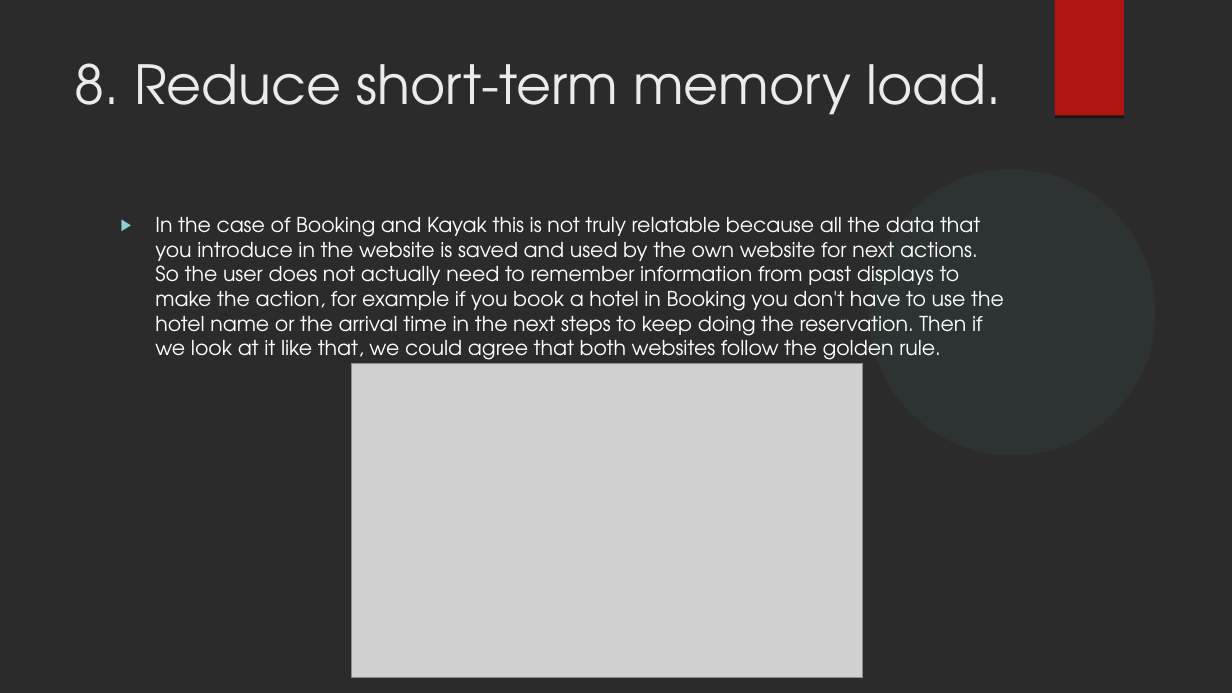
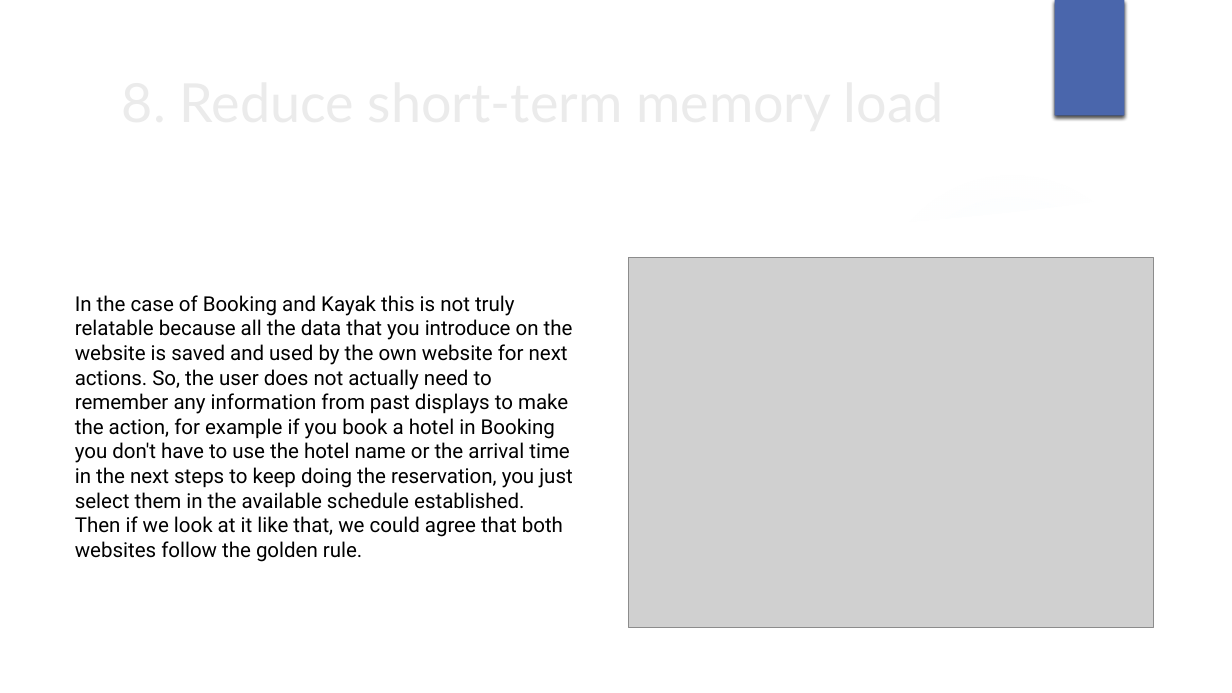
Before and after one commit to Davidgrcdz/Accessibility-and-Usability, a slide deck: slide 10 of Accessibility-and-Usability.pptx (slide 11 before the commit). Drawn at 1232x693 pixels with LibreOffice and Linux fonts; fonts in the diff are those of the drawing; grey boxes stand for pictures; background and template pictures are left out; a plain dark background stands for a picture behind light text. Boxes give left, top, right and bottom in pixels: in the first picture for what was removed or moved away, otherwise in the second. Text is boxed around its words. In the diff, an @@ line names an element or a change of style, - is before the commit and + after.

```diff
--- a/Accessibility-and-Usability.pptx
+++ b/Accessibility-and-Usability.pptx
@@ rectangle at [1055,0,1124,116]: fill #B01513 to #4A66AC; shadow changed @@
@@ rectangle added at [1055,0,1125,116], fill #4A66AC @@
@@ title at [75,63,1001,115]: text changed; font TeX Gyre Adventor to Lato @@
-8. Reduce short-term memory load.
+8. Reduce short-term memory load
@@ freeform shape added at [882,148,1232,231], fill #FFFFFF at 20% opacity @@
@@ freeform shape added at [0,178,1232,693], fill #FFFFFF @@
@@ freeform shape removed at [870,169,1154,454] @@
@@ ellipse added at [870,169,1154,454], fill gradient #CDE0FB @@
@@ picture: place and size @@
-picture at [352,363,863,677]
+picture at [628,258,1154,628]
@@ text at [75,295,573,562]: text changed; font TeX Gyre Adventor to Roboto; text colour #FFFFFF to #000000 @@
-▶ In the case of Booking and Kayak this is not truly relatable because all the data that you introduce in the website is saved and used by the own website for next actions. So the user does not actually need to remember information from past displays to make the action, for example if you book a hotel in Booking you don't have to use the hotel name or the arrival time in the next steps to keep doing the reservation. Then if we look at it like that, we could agree that both websites follow the golden rule.
+In the case of Booking and Kayak this is not truly relatable because all the data that you introduce on the website is saved and used by the own website for next actions. So, the user does not actually need to remember any information from past displays to make the action, for example if you book a hotel in Booking you don't have to use the hotel name or the arrival time in the next steps to keep doing the reservation, you just select them in the available schedule established. Then if we look at it like that, we could agree that both websites follow the golden rule.
```
Also in this commit, not shown: 8 other slides changed, 1 slide added, 2 slides removed.
